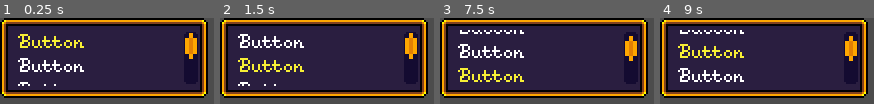
Above: before the commit, frames 1-4 (left to right).
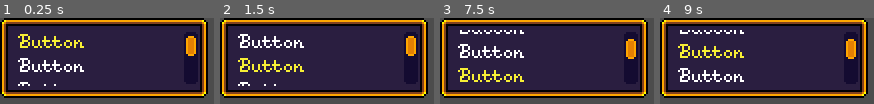
Above: after the commit, the same moments.

Repository: apiotrowski255/westwick
Game: Godot game, scene res://UI/ScrollList.tscn
Same seed, same stepped clock (60 frames per second), same inputs: the game is played once before the commit and once after it. This scene is started directly instead of the project's main scene.
Inputs:
- Up to frame 1 (0.25 s): no input
- Up to frame 2 (1.5 s): click "Button" at 0.5 s; click "Button" at 1.25 s
- Up to frame 3 (7.5 s): click "Button" at 2 s; click "Button" at 2.75 s; click "Button" at 3.5 s; click "Button" at 4.25 s; click "Button" at 5 s; click "Button" at 5.75 s; tap Enter (ui_accept) at 6.5, 6.77, 7.25 s; hold Right (ui_right) 6.53-7.28 s; hold Down (ui_down) from 7.28 s (still down)
- Up to frame 4 (9 s): tap Enter (ui_accept) at 7.52, 8, 8.75 s; release Down (ui_down) at 8.03 s; hold Right (ui_right) 8.03-8.78 s; hold Up (ui_up) from 8.78 s (still down)

The runs differ from the first frame. In frame 1, 0.5% of the frame differs, in the area x 86-93%, y 17-48%; in frame 2, 0.5%; in frame 3, 0.5%, in the area x 86-93%, y 20-50%; in frame 4, 0.5%.

Commit message:
smoothing to scrolling

Diff:
--- a/UI/DefaultTheme.tres
+++ b/UI/DefaultTheme.tres
@@ -7,13 +7,13 @@
 
 [sub_resource type="StyleBoxEmpty" id=1]
 
-[sub_resource type="StyleBoxTexture" id=2]
+[sub_resource type="StyleBoxTexture" id=4]
 texture = ExtResource( 3 )
 region_rect = Rect2( 0, 0, 7, 7 )
-expand_margin_left = 3.0
-expand_margin_right = 3.0
-expand_margin_top = 3.0
-expand_margin_bottom = 3.0
+margin_left = 3.0
+margin_right = 3.0
+margin_top = 2.0
+margin_bottom = 2.0
 
 [sub_resource type="StyleBoxTexture" id=3]
 texture = ExtResource( 4 )
@@ -35,8 +35,8 @@
 Button/styles/normal = SubResource( 1 )
 Button/styles/pressed = SubResource( 1 )
 PanelContainer/styles/panel = ExtResource( 2 )
-VScrollBar/styles/grabber = SubResource( 2 )
-VScrollBar/styles/grabber_highlight = SubResource( 2 )
+VScrollBar/styles/grabber = SubResource( 4 )
+VScrollBar/styles/grabber_highlight = SubResource( 4 )
 VScrollBar/styles/grabber_pressed = ExtResource( 2 )
 VScrollBar/styles/scroll = SubResource( 3 )
 VScrollBar/styles/scroll_focus = ExtResource( 2 )
--- a/UI/ScrollList.gd
+++ b/UI/ScrollList.gd
@@ -1,5 +1,33 @@
 extends PanelContainer
+class_name ScrollList
+
 onready var resource_button: Button = $MarginContainer/ScrollContainer/MarginContainer/ButtonContainer/ResourceButton
+onready var scroll_container: ScrollContainer = $"%ScrollContainer"
+onready var button_container: VBoxContainer = $"%ButtonContainer"
 
 func _ready() -> void:
 	resource_button.grab_focus()
+	connect_scroll_children()
+
+func connect_scroll_children() -> void:
+	for button in button_container.get_children():
+		if button.is_connected("focus_entered", self, "_on_button_focused"):
+			continue
+		button.connect("focus_entered", self, "_on_button_focused")
+
+func _on_button_focused() -> void:
+	var focused_button := get_focus_owner()
+	# Exit if the focused button is not a child button
+	if not focused_button in button_container.get_children():
+		return
+	var focused_scroll_amount := get_focused_scroll_amount()
+	var tween := create_tween()
+	tween.tween_property(scroll_container, "scroll_vertical", focused_scroll_amount, 0.1).from_current()
+
+func get_focused_scroll_amount() -> int:
+	var focused_button := get_focus_owner()
+	var previous_scroll : int = scroll_container.scroll_vertical
+	scroll_container.ensure_control_visible(focused_button)
+	var focused_scroll : int = scroll_container.scroll_vertical
+	scroll_container.scroll_vertical = previous_scroll
+	return focused_scroll
--- a/UI/ScrollList.tscn
+++ b/UI/ScrollList.tscn
@@ -21,11 +21,11 @@
 custom_constants/margin_bottom = 2
 
 [node name="ScrollContainer" type="ScrollContainer" parent="MarginContainer"]
+unique_name_in_owner = true
 margin_top = 2.0
 margin_right = 96.0
 margin_bottom = 30.0
 rect_min_size = Vector2( 96, 28 )
-follow_focus = true
 scroll_horizontal_enabled = false
 
 [node name="MarginContainer" type="MarginContainer" parent="MarginContainer/ScrollContainer"]
@@ -35,6 +35,7 @@
 custom_constants/margin_left = 6
 
 [node name="ButtonContainer" type="VBoxContainer" parent="MarginContainer/ScrollContainer/MarginContainer"]
+unique_name_in_owner = true
 margin_left = 6.0
 margin_right = 39.0
 margin_bottom = 95.0
--- a/project.godot
+++ b/project.godot
@@ -93,6 +93,11 @@
 "class": "ResourceButton",
 "language": "GDScript",
 "path": "res://ResourceButton.gd"
+}, {
+"base": "PanelContainer",
+"class": "ScrollList",
+"language": "GDScript",
+"path": "res://UI/ScrollList.gd"
 }, {
 "base": "Resource",
 "class": "TurnManager",
@@ -117,6 +122,7 @@
 "ParentButton": "",
 "PlayerClassStats": "",
 "ResourceButton": "",
+"ScrollList": "",
 "TurnManager": ""
 }
 
